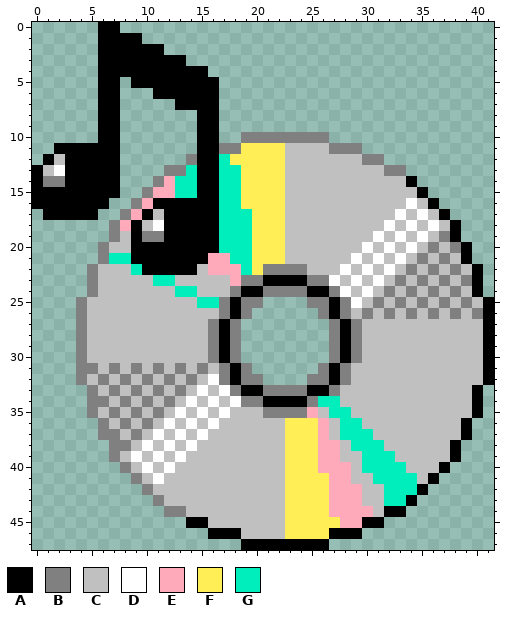
File history of a pixel-art sprite, img/icons/cd_audio_recolor.png. Above is the file before it was changed.
The file is 42x48 pixels.
Palette (. is transparent): A #000000  B #808080  C #c0c0c0  D #ffffff  E #ffaabb  F #ffee55  G #00eebb
Pixels before, first column x 0:
 0 ......AA..................................
 1 ......AAAA................................
 2 ......AAAAAA..............................
 3 ......AAAAAAAA............................
 4 ......AAAAAAAAAA..........................
 5 ......AA.AAAAAAAA.........................
 6 ......AA...AAAAAA.........................
 7 ......AA.....AAAA.........................
 8 ......AA.......AA.........................
 9 ......AA.......AA.........................
10 ......AA.......AA..BBBBBBBB...............
11 ..AAAAAA.......AABBFFFFCCCCBBB............
12 .ACAAAAA......BAAGFFFFFCCCCCCCBB..........
13 ACDAAAAA....BBGAAGGFFFFCCCCCCCCCBB........
14 ABBAAAAA...BEGGAAGGFFFFCCCCCCCCCCCA.......
15 AAAAAAAA..BEEGGAAGGFFFFCCCCCCCCCCCCA......
16 AAAAAAA..BEAAAAAAGGFFFFCCCCCCCCCCCDCA.....
17 .AAAAA..BEACAAAAAGGGFFFCCCCCCCCCCDCDCA....
18 .......BEACDAAAAAGGGFFFCCCCCCCCCDCDCDCA...
19 .......BCABBAAAAAGGGFFFCCCCCCCCDCDCDCBA...
20 ......BCCAAAAAAAAGGGFFFCCCCCCCDCDCDCBCBA..
21 ......BGGAAAAAAAEEGGFFFCCCCCCDCDCDCBCBCA..
22 .....BCCCGAAAAACEEEGFBBBBCCCDCDCDCBCBCBCA.
23 .....BCCCCCGGCCCCCEBBAAAABBDCDCDCBCBCBCBA.
24 .....BCCCCCCCGGCCCBAABBBBAABDCDCBCBCBCBCA.
25 ....BCCCCCCCCCCGGBABB....BBABDCBCBCBCBCBCA
26 ....BCCCCCCCCCCCCBAB......BABCBCBCBCBCBCBA
27 ....BCCCCCCCCCCCBAB........BABCCCCCCCCCCCA
28 ....BCCCCCCCCCCCBAB........BABCCCCCCCCCCCA
29 ....BCCCCCCCCCCCBAB........BABCCCCCCCCCCCA
30 ....BCCCCCCCCCCCBAB........BABCCCCCCCCCCCA
31 ....BBCBCBCBCBCBCBAB......BABCCCCCCCCCCCCA
32 ....BCBCBCBCBCBCDBABB....BBABCCCCCCCCCCCCA
33 .....BCBCBCBCBCDCDBAABBBBAABCCCCCCCCCCCCA.
34 .....BBCBCBCBCDCDCDBBAAAABGGCCCCCCCCCCCCA.
35 .....BCBCBCBCDCDCDCCCBBBBECGGCCCCCCCCCCCA.
36 ......BCBCBCDCDCDCCCCCCFFFECGGCCCCCCCCCA..
37 ......BBCBCDCDCDCCCCCCCFFFECGGGCCCCCCCCA..
38 .......BBCDCDCDCCCCCCCCFFFEECGGGCCCCCCA...
39 .......BCDCDCDCCCCCCCCCFFFEECCGGGCCCCCA...
40 ........BCDCDCCCCCCCCCCFFFEEECGGGGCCCA....
41 .........BCDCCCCCCCCCCCFFFFEECCGGGGCA.....
42 ..........BCCCCCCCCCCCCFFFFEEECCGGGA......
43 ...........BCCCCCCCCCCCFFFFEEECCGGA.......
44 ............BBCCCCCCCCCFFFFEEEECAA........
45 ..............AACCCCCCCFFFFFEEAA..........
46 ................AAACCCCFFFFAAA............
47 ...................AAAAAAAA...............
After the commit:
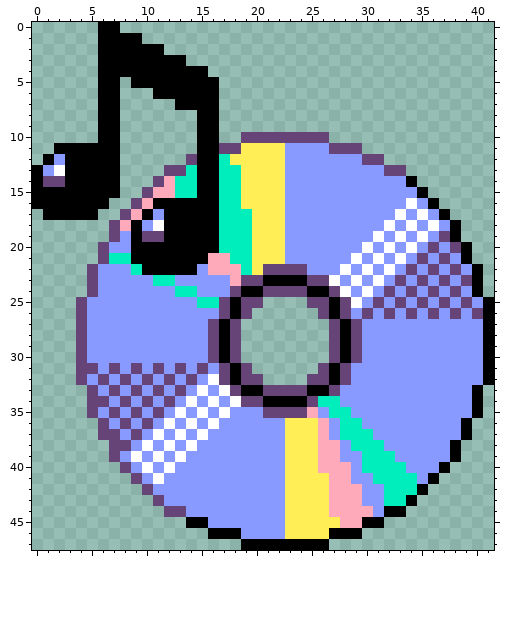
What changed:
Colour B changes from #808080 to #664477.
Colour C changes from #c0c0c0 to #8899ff.
Where, in picture pixels (left, top, right, bottom), the same in both pictures:
changed: (76, 132, 483, 539)
changed: (43, 154, 65, 187)
